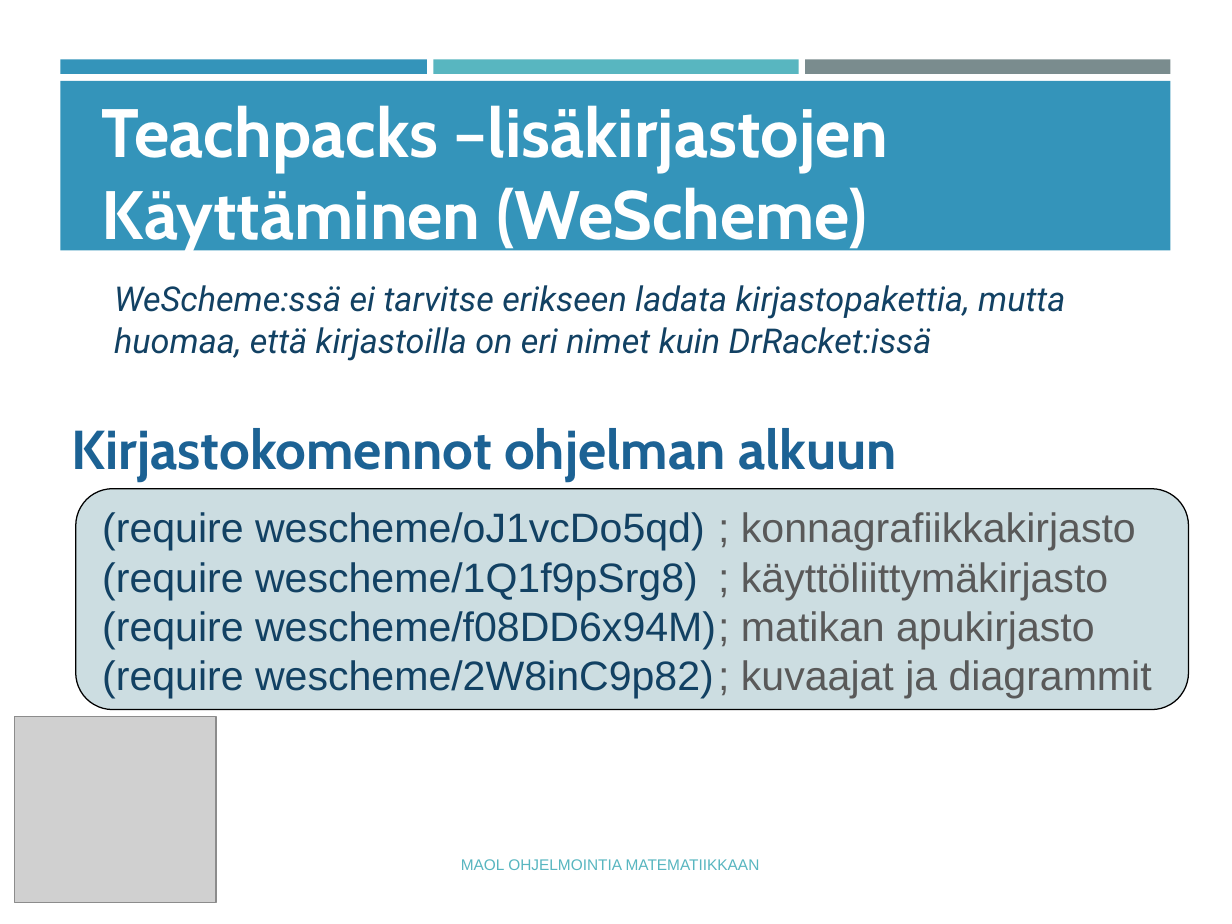
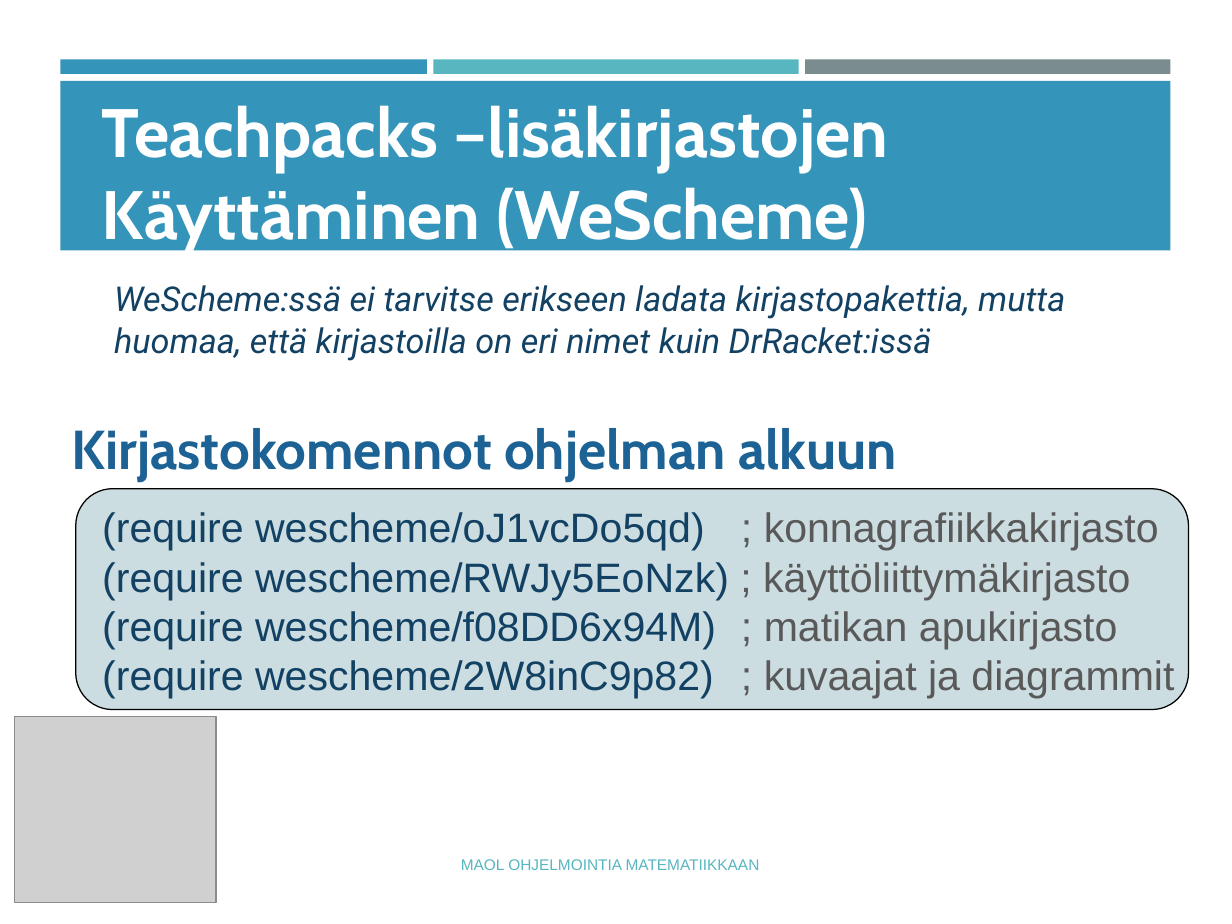
Before and after one commit to tyynetyyne/tyynetyyne.github.io, a slide deck: slide 2 of tehtavat/tiedostot/maol/power_point/Racket-maol-teachpacks.pptx. Drawn at 1232x924 pixels with LibreOffice and Linux fonts; fonts in the diff are those of the drawing; grey boxes stand for pictures. Boxes give left, top, right and bottom in pixels: in the first picture for what was removed or moved away, otherwise in the second. Text is boxed around its words. In the diff, an @@ line names an element or a change of style, - is before the commit and + after.

Commit message:
Updated for new display-read wescheme lib

```diff
--- a/tehtavat/tiedostot/maol/power_point/Racket-maol-teachpacks.pptx
+++ b/tehtavat/tiedostot/maol/power_point/Racket-maol-teachpacks.pptx
@@ text at (x1=102, y1=562, x2=1130, y2=600): text changed @@
-(require wescheme/1Q1f9pSrg8) ; käyttöliittymäkirjasto
+(require wescheme/RWJy5EoNzk) ; käyttöliittymäkirjasto
```
Also in this commit, not shown: 3 other files.
